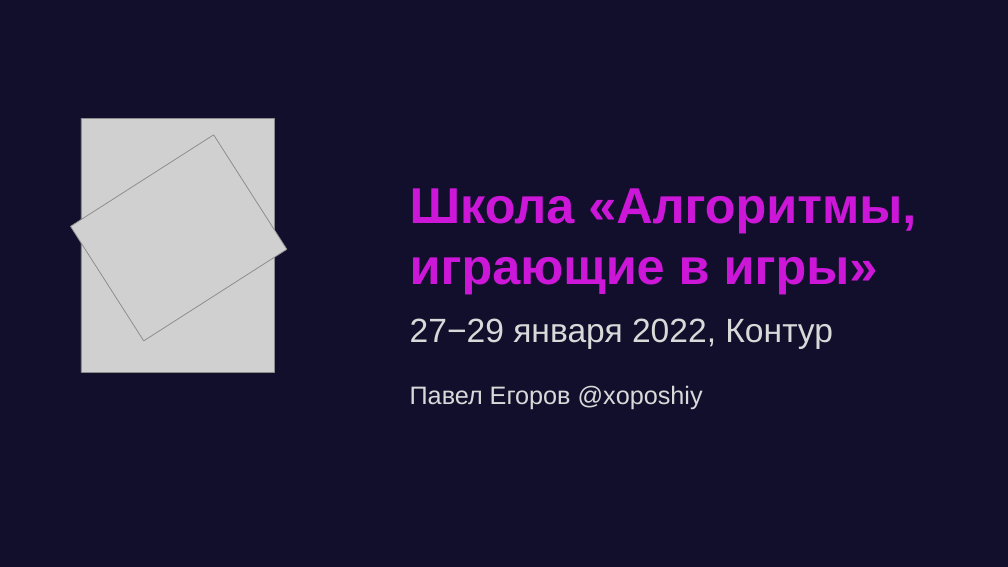
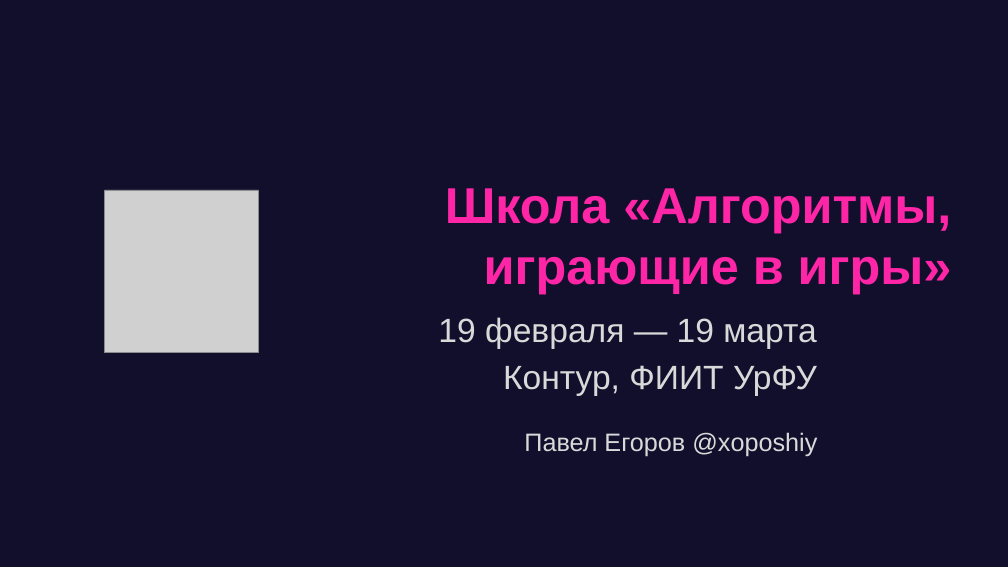
Before and after one commit to game-ai-course/game-ai-school, a slide deck: slide 1 of day1-montecarlo.pptx. Drawn at 1008x567 pixels with LibreOffice and Linux fonts; fonts in the diff are those of the drawing; grey boxes stand for pictures; background and template pictures are left out. Boxes give left, top, right and bottom in pixels: in the first picture for what was removed or moved away, otherwise in the second. Text is boxed around its words. In the diff, an @@ line names an element or a change of style, - is before the commit and + after.

```diff
--- a/day1-montecarlo.pptx
+++ b/day1-montecarlo.pptx
@@ picture removed at (71, 135, 287, 341) @@
@@ title "Школа «Алгоритмы, играющие в игры»" at (445, 188, 952, 294): text colour #CC17D8 to #FE25A7; alignment left to right @@
@@ picture: place and size @@
-picture at (81, 119, 274, 373)
+picture at (104, 190, 259, 353)
@@ subtitle at (438, 317, 817, 457): text changed @@
-27−29 января 2022, Контур
-Павел Егоров @xoposhiy
+19 февраля — 19 марта
+Контур, ФИИТ УрФУ
+Павел Егоров @xoposhiy
```
Also in this commit, not shown: 15 other slides changed, 9 slides added, 12 slides removed, 5 other files.
